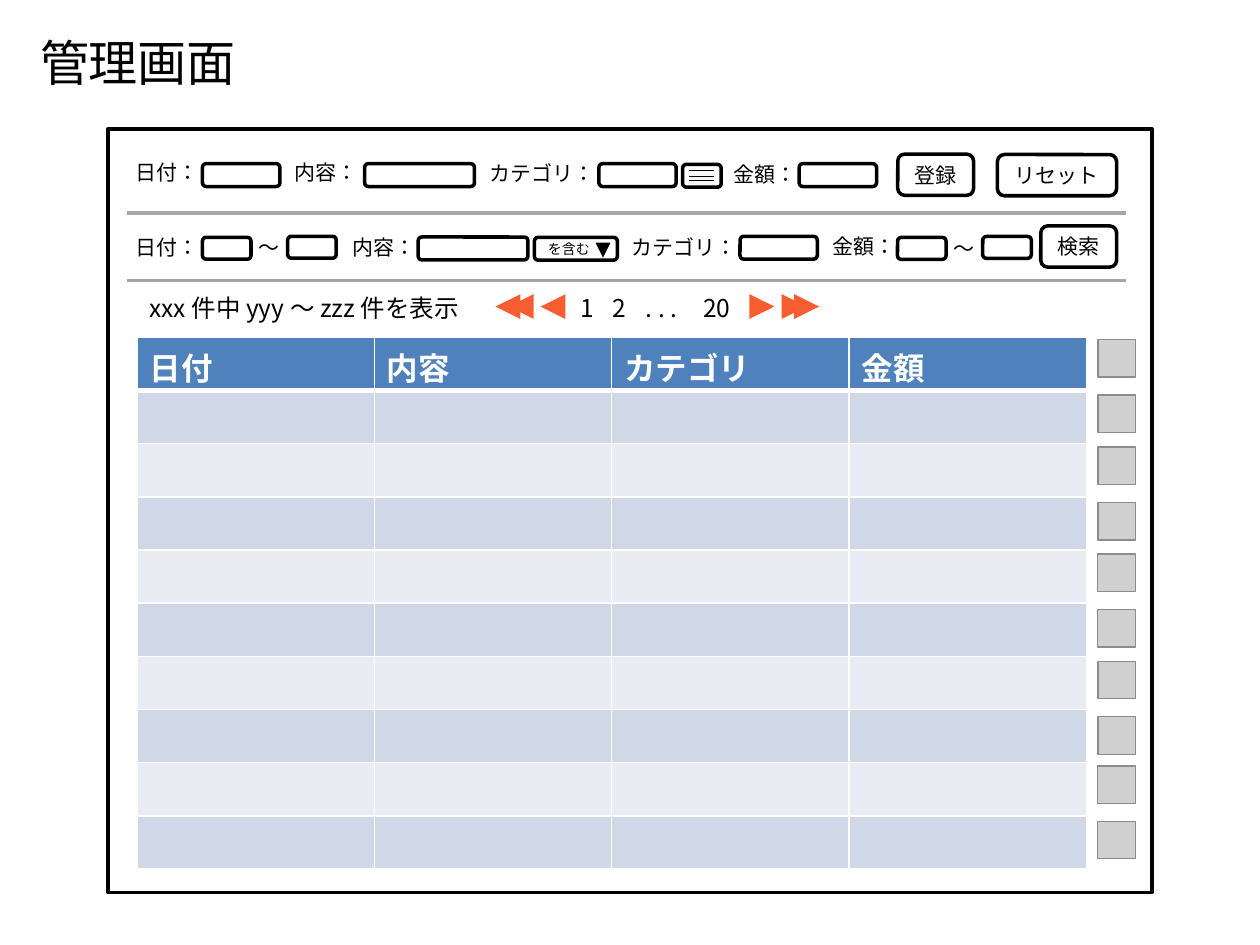
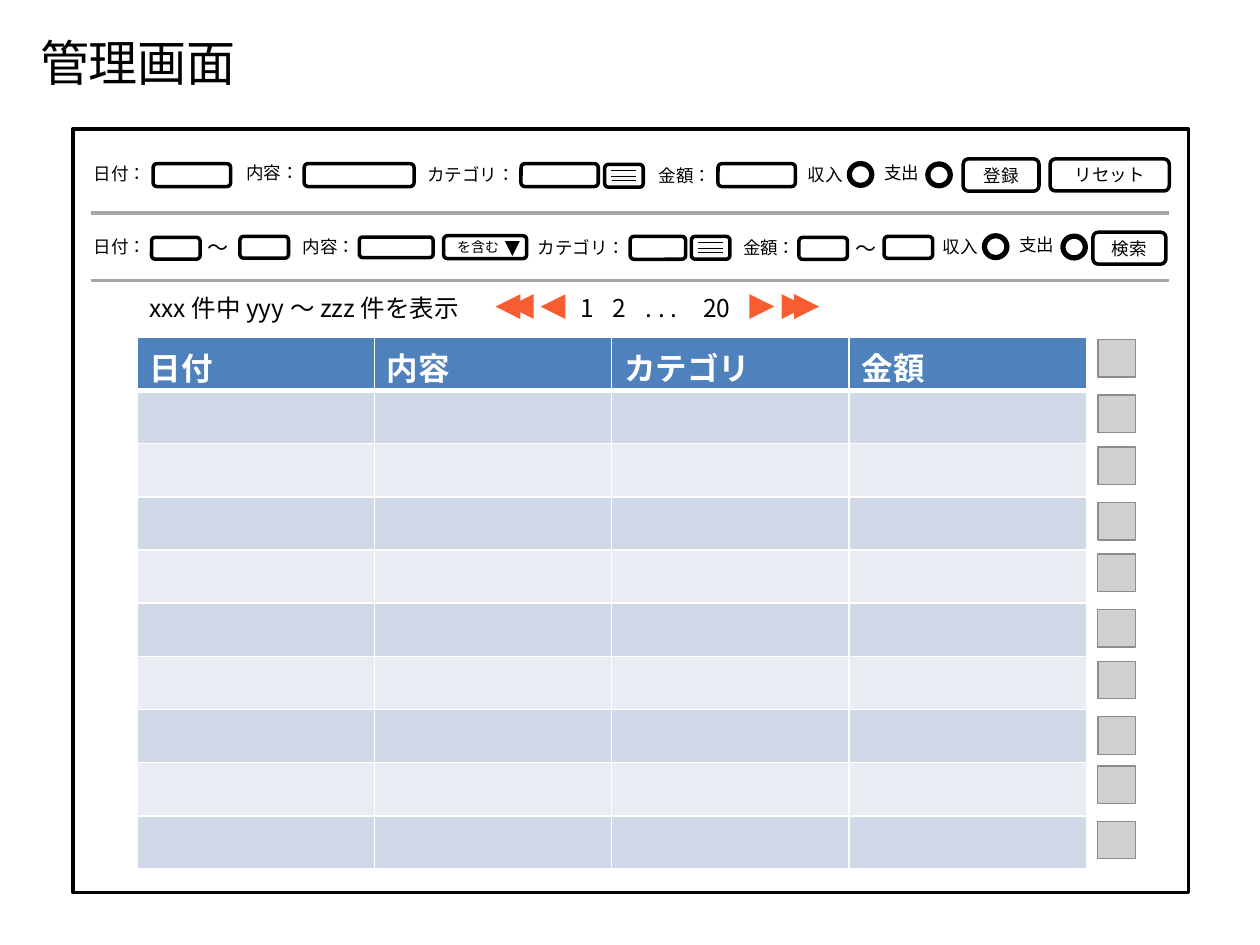
Before and after one commit to Leonis0813/chort, a slide deck: slide 5 of payment_manager/bin/algieba.pptx. Drawn at 1260x945 pixels with LibreOffice and Linux fonts; fonts in the diff are those of the drawing; grey boxes stand for pictures. Boxes give left, top, right and bottom in pixels: in the first picture for what was removed or moved away, otherwise in the second. Text is boxed around its words. In the diff, an @@ line names an element or a change of style, - is before the commit and + after.

```diff
--- a/payment_manager/bin/algieba.pptx
+++ b/payment_manager/bin/algieba.pptx
@@ rectangle: place and size @@
-rectangle at (108, 129, 1152, 892)
+rectangle at (73, 129, 1188, 892)
@@ text "日付：": place and size @@
-text "日付：" at (135, 162, 198, 182)
+text "日付：" at (94, 165, 146, 182)
@@ text "内容：": place and size @@
-text "内容：" at (294, 162, 357, 182)
+text "内容：" at (246, 164, 298, 181)
@@ rounded rectangle: place and size @@
-rounded rectangle at (364, 164, 474, 186)
+rounded rectangle at (304, 164, 413, 186)
@@ text "カテゴリ：": place and size @@
-text "カテゴリ：" at (489, 163, 594, 182)
+text "カテゴリ：" at (427, 166, 514, 182)
@@ text "金額：": place and size @@
-text "金額：" at (734, 164, 797, 184)
+text "金額：" at (659, 167, 711, 183)
@@ 3 rounded rectangles, 3 lines: place and size @@
-3 rounded rectangles, 3 lines at (598, 164, 876, 186)
+3 rounded rectangles, 3 lines at (520, 164, 795, 186)
@@ text added at (808, 166, 843, 183), 10 pt, text #000000 @@
+収入
@@ ellipse added at (849, 164, 872, 185), outline #000000 3 pt @@
@@ text added at (884, 164, 919, 181), 10 pt, text #000000 @@
+支出
@@ ellipse added at (927, 164, 950, 185), outline #000000 3 pt @@
@@ rounded rectangle "登録": place and size @@
-rounded rectangle "登録" at (898, 154, 974, 195)
+rounded rectangle "登録" at (963, 159, 1038, 192)
@@ rounded rectangle "リセット": place and size @@
-rounded rectangle "リセット" at (998, 155, 1118, 197)
+rounded rectangle "リセット" at (1050, 159, 1169, 190)
@@ text "日付：": place and size @@
-text "日付：" at (135, 237, 198, 257)
+text "日付：" at (94, 238, 146, 255)
@@ line moved from (127, 213) - (1126, 213) to (91, 213) - (1169, 213) @@
@@ 3 rounded rectangles, 1 text: place and size @@
-3 rounded rectangles, 1 text at (203, 164, 336, 258)
+3 rounded rectangles, 1 text at (151, 164, 289, 258)
@@ text "内容：": place and size @@
-text "内容：" at (352, 237, 415, 257)
+text "内容：" at (303, 238, 355, 255)
@@ rounded rectangle: place and size @@
-rounded rectangle at (418, 237, 528, 260)
+rounded rectangle at (359, 237, 433, 257)
@@ rounded rectangle "を含む": place and size @@
-rounded rectangle "を含む" at (534, 237, 617, 260)
+rounded rectangle "を含む" at (444, 236, 527, 258)
@@ size 12 to 10 pt in 11 elements at (1050, 159, 1169, 190), (94, 238, 146, 255), (94, 165, 146, 182), (1092, 232, 1166, 263), (963, 159, 1038, 192), (246, 164, 298, 181), (303, 238, 355, 255), (427, 166, 514, 182), (659, 167, 711, 183), (743, 239, 795, 255), (538, 239, 625, 255) @@
@@ text "カテゴリ：": place and size @@
-text "カテゴリ：" at (632, 237, 737, 256)
+text "カテゴリ：" at (538, 239, 625, 255)
@@ rounded rectangle: place and size @@
-rounded rectangle at (740, 237, 816, 260)
+rounded rectangle at (630, 237, 685, 260)
@@ text "金額：": place and size @@
-text "金額：" at (832, 236, 895, 256)
+text "金額：" at (743, 239, 795, 255)
@@ 2 rounded rectangles, 1 text: place and size @@
-2 rounded rectangles, 1 text at (897, 237, 1032, 258)
+2 rounded rectangles, 1 text at (799, 237, 934, 258)
@@ text added at (943, 238, 978, 255), 10 pt, text #000000 @@
+収入
@@ ellipse added at (984, 236, 1007, 257), outline #000000 3 pt @@
@@ text added at (1019, 236, 1054, 253), 10 pt, text #000000 @@
+支出
@@ ellipse added at (1063, 236, 1086, 257), outline #000000 3 pt @@
@@ rounded rectangle "検索": place and size @@
-rounded rectangle "検索" at (1041, 226, 1116, 267)
+rounded rectangle "検索" at (1092, 232, 1166, 263)
@@ triangle: place and size @@
-triangle at (596, 243, 611, 258)
+triangle at (505, 241, 520, 256)
@@ group added at (692, 237, 731, 260): 3 lines, 1 rounded rectangle @@
@@ line moved from (127, 280) - (1126, 280) to (91, 280) - (1169, 280) @@
```
Also in this commit, not shown: 4 other slides changed, 4 other files.
